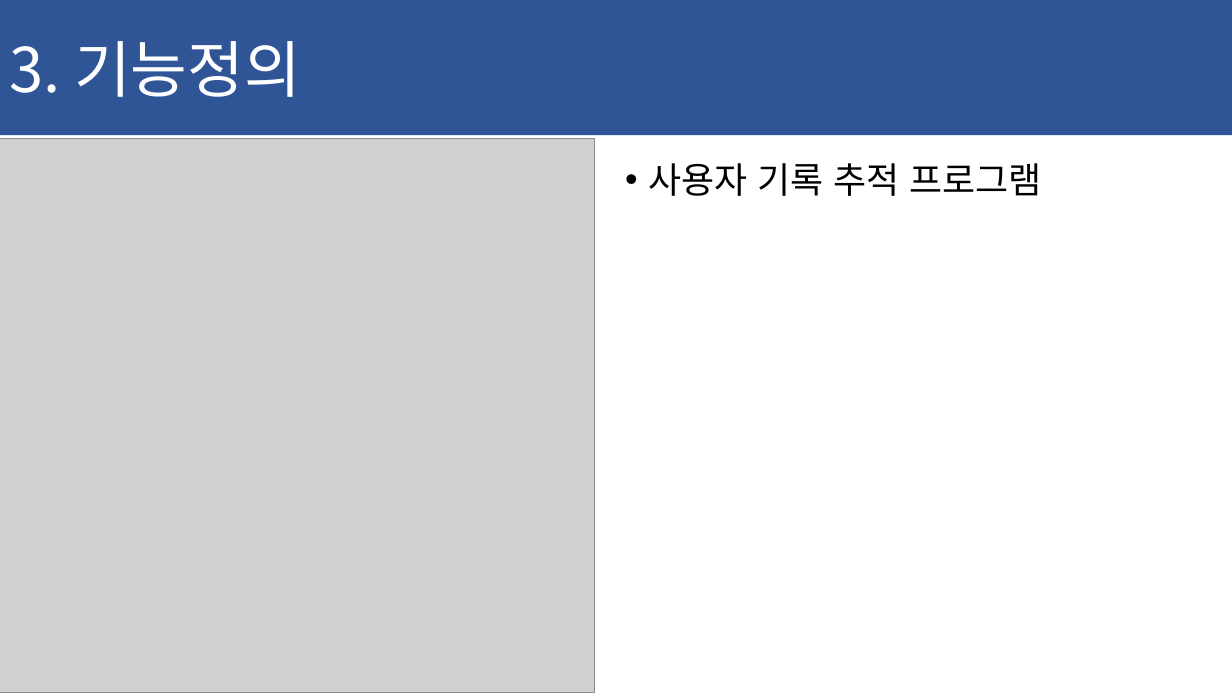
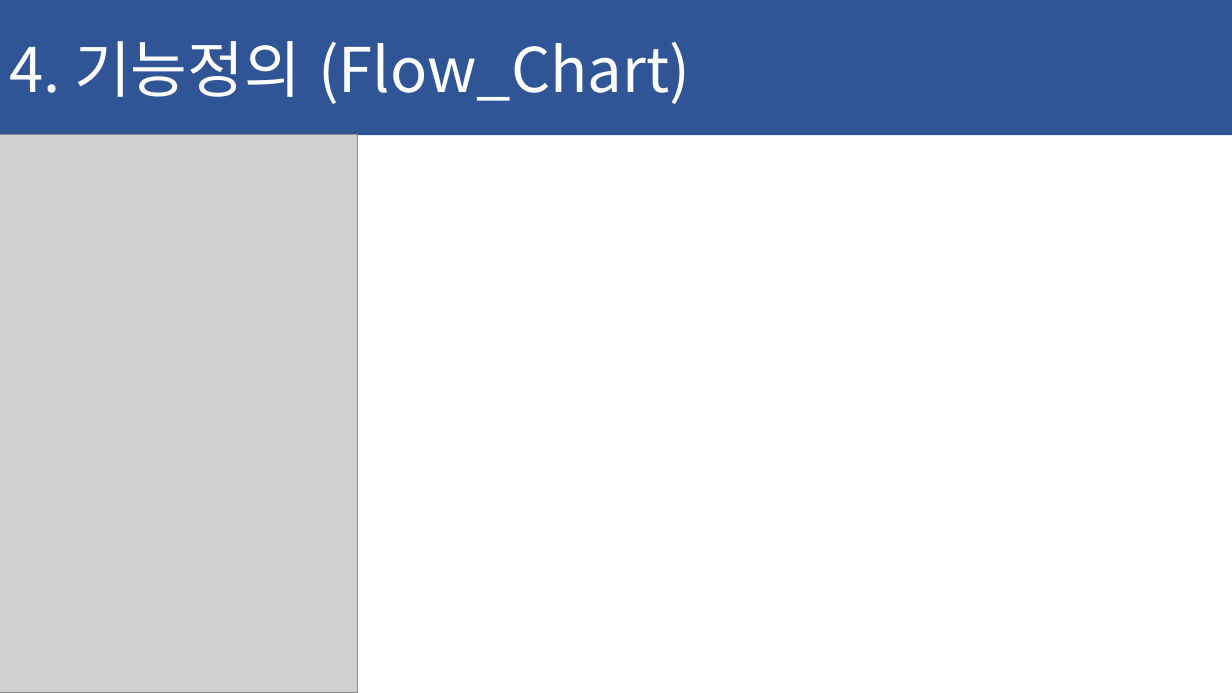
Before and after one commit to ChaeSung-Lee/DJ_InternShip, a slide deck: slide 23 of 2021_Summer/jp.hong/Project_BnD_jph.pptx. Drawn at 1232x693 pixels with LibreOffice and Linux fonts; fonts in the diff are those of the drawing; grey boxes stand for pictures. Boxes give left, top, right and bottom in pixels: in the first picture for what was removed or moved away, otherwise in the second. Text is boxed around its words. In the diff, an @@ line names an element or a change of style, - is before the commit and + after.

```diff
--- a/2021_Summer/jp.hong/Project_BnD_jph.pptx
+++ b/2021_Summer/jp.hong/Project_BnD_jph.pptx
@@ text in rectangle at (9,41,690,104): text changed @@
-3. 기능정의
+4. 기능정의 (Flow_Chart)
@@ picture: place and size @@
-picture at (0,138,594,693)
+picture at (0,134,358,693)
@@ text removed at (648,163,1041,196) @@
-• 사용자 기록 추적 프로그램
```
Also in this commit, not shown: 4 other slides changed, 1 slide added.
